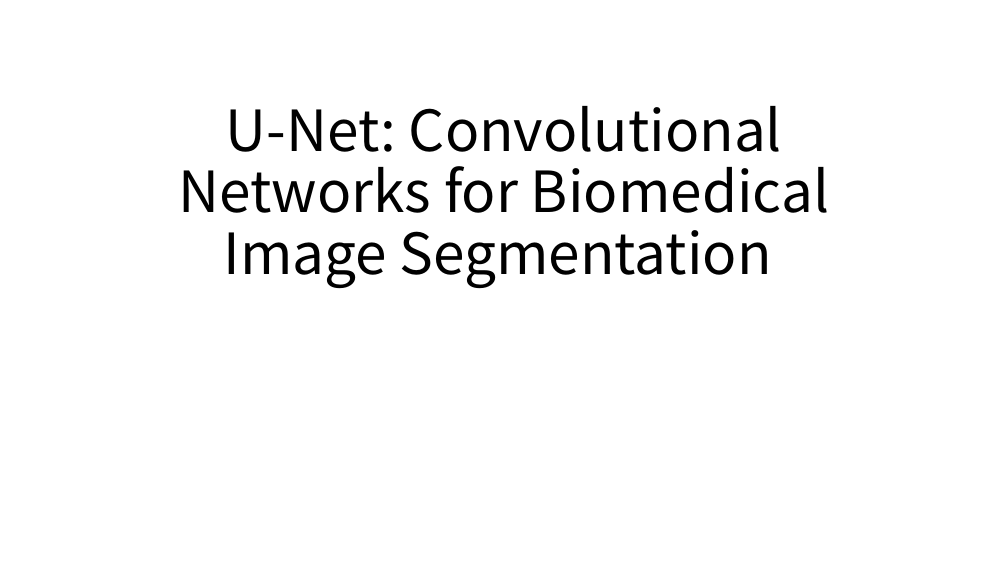
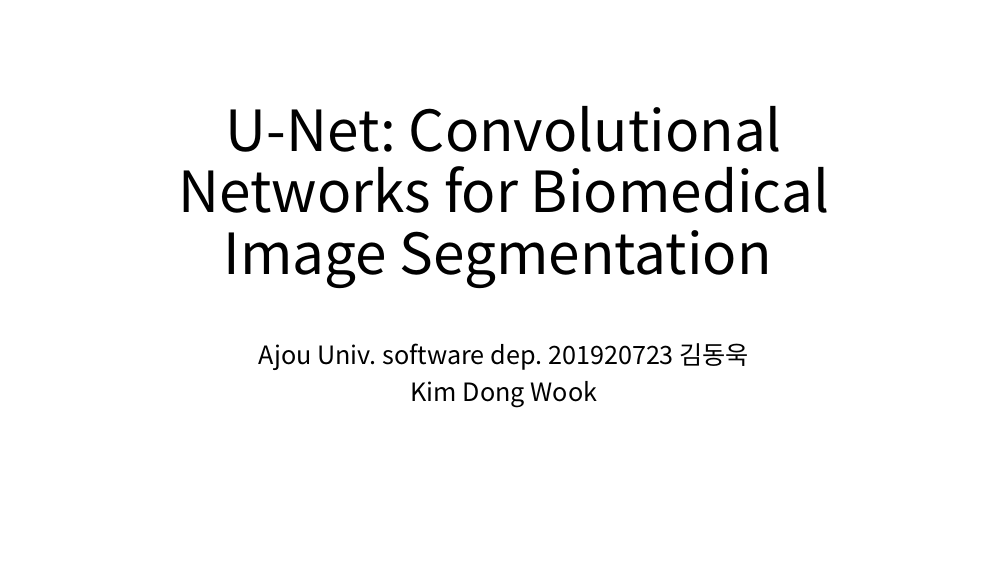
Before and after one commit to kyle1213/deep-learning-study, a slide deck: slide 1 of U-Net.pptx. Drawn at 1008x567 pixels with LibreOffice and Linux fonts; fonts in the diff are those of the drawing. Boxes give left, top, right and bottom in pixels: in the first picture for what was removed or moved away, otherwise in the second. Text is boxed around its words. In the diff, an @@ line names an element or a change of style, - is before the commit and + after.

Commit message:
commit u net

```diff
--- a/U-Net.pptx
+++ b/U-Net.pptx
@@ subtitle added at bbox=[259, 343, 750, 408], 24 pt, text #000000 @@
+Ajou Univ. software dep. 201920723 김동욱
+Kim Dong Wook
```
Also in this commit, not shown: 7 slides added.
